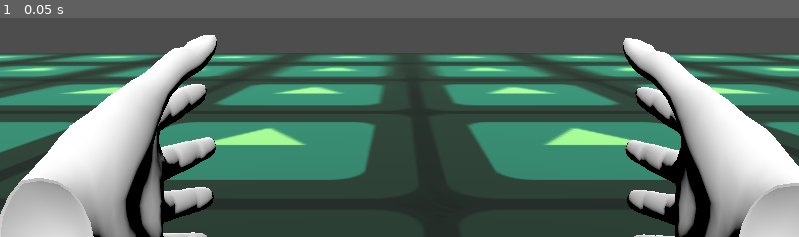
Above: before the commit, frame 1.
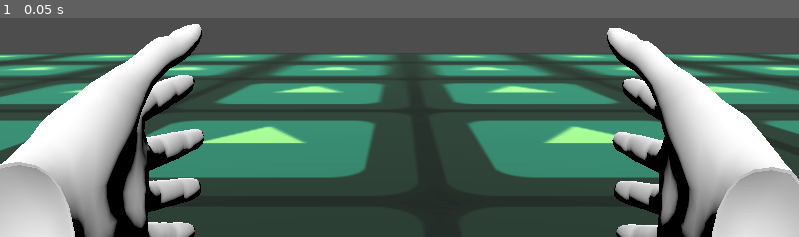
Above: after the commit, the same moment.

Repository: Hubi777111/rwr
Game: Godot game, scene res://main.tscn
Two runs of this game, one before a commit and one after it. Both use one fixed random seed, a clock stepped at 60 frames per second and the inputs below. The engine's default icon, where the game draws it, is replaced by a stand-in: a white triangle on a blue panel in a dark square.
Inputs:
- Up to frame 1 (0.05 s): no input

The runs differ from the first frame. In frame 1, 26% of the frame differs, in the area x 0-100%, y 2-100%.

Commit message:
Naprawa kolizji - teleportacja dziala

Diff:
--- a/project_files/main.tscn
+++ b/project_files/main.tscn
@@ -27,7 +27,7 @@
 [node name="XROrigin3D" type="XROrigin3D" parent="." unique_id=638771831]
 
 [node name="XRCamera3D" type="XRCamera3D" parent="XROrigin3D" unique_id=911150710]
-transform = Transform3D(1, 0, 0, 0, 1, 0, 0, 0, 1, -0.056631643, 0.1850326, 0.34821823)
+transform = Transform3D(1, 0, 0, 0, 1, 0, 0, 0, 1, -0.0463363, 0.17812434, 0.34927744)
 fov = 44.485344
 
 [node name="LeftController" type="XRController3D" parent="XROrigin3D" unique_id=1123161205]
@@ -63,7 +63,7 @@
 [node name="Level" type="Node3D" parent="." unique_id=802880576]
 
 [node name="MeshInstance3D" type="MeshInstance3D" parent="Level" unique_id=1466935071]
-transform = Transform3D(1, 0, 0, 0, 1, 0, 0, 0, 1, 0.09060027, -0.5739273, 0.17219013)
+transform = Transform3D(1, 0, 0, 0, 1, 0, 0, 0, 1, 0.10022594, -0.5707774, 0.17114443)
 mesh = SubResource("PlaneMesh_h2yge")
 surface_material_override/0 = SubResource("StandardMaterial3D_lquwl")
 
@@ -73,5 +73,5 @@
 shape = SubResource("BoxShape3D_1bvp3")
 
 [node name="Marker" type="MeshInstance3D" parent="." unique_id=830248090]
-transform = Transform3D(1, 0, 0, 0, 1, 0, 0, 0, 1, -0.041017763, 0.112464264, -0.48696786)
+transform = Transform3D(1, 0, 0, 0, 1, 0, 0, 0, 1, 0.022460043, -0.06707078, -1.2079059)
 mesh = SubResource("SphereMesh_1bvp3")
Not shown, changed: docs/index.html
Not shown, changed: docs/index.pck
